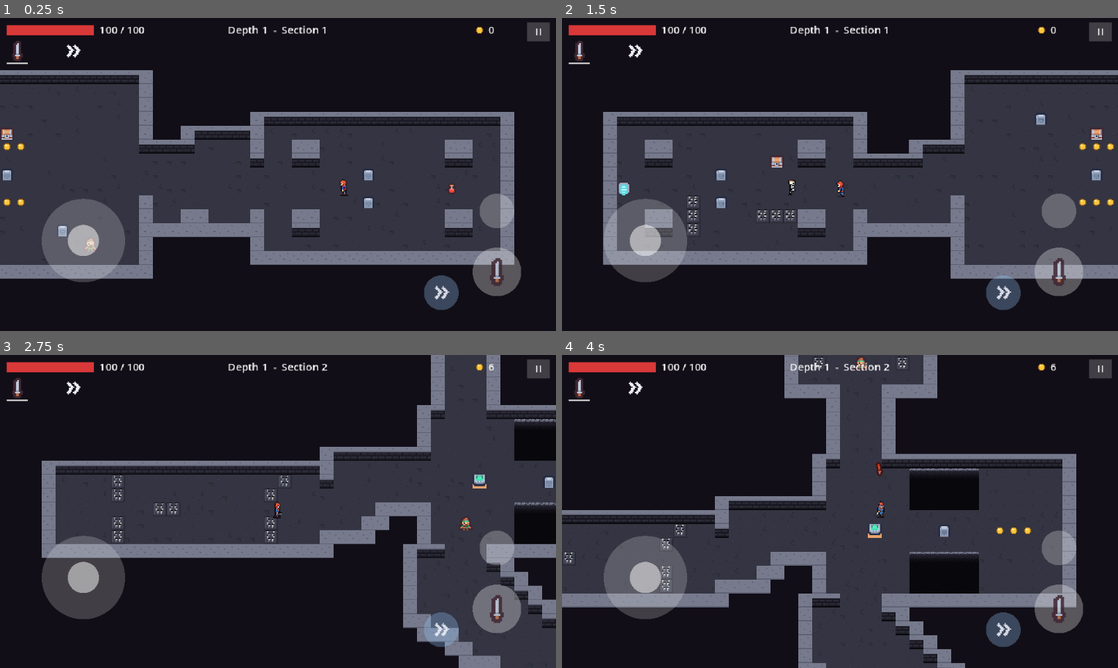
Above: before the commit, frames 1-4 (two rows, left to right).
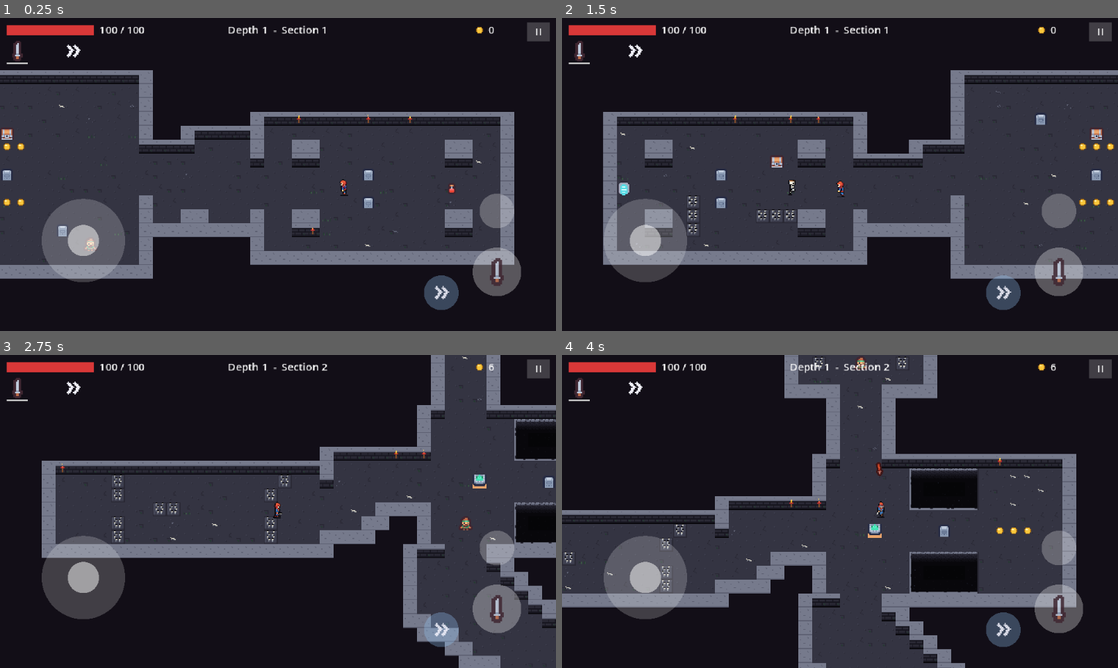
Above: after the commit, the same moments.

Repository: arturan2101/diplome_game
Game: Godot game, scene res://tools/simulate.tscn
Two runs of this game, one before a commit and one after it. Both use one fixed random seed, a clock stepped at 60 frames per second and the inputs below. This scene is started directly instead of the project's main scene.
Inputs (mouse positions are in pixels of both pictures, inside the frame that each line leads up to):
- Up to frame 1 (0.25 s): no input
- Up to frame 2 (1.5 s): tap Enter (ui_accept) at 0.5, 0.77 s; move the mouse to (812, 237) at 0.52 s; hold W (move_up) 0.53-1.25 s; hold J (attack) 0.53-1.25 s; click (812, 237) at 0.67 s; drag from (1006, 221) to (639, 161) at 1.27 s
- Up to frame 3 (2.75 s): tap Enter (ui_accept) at 2 s; move the mouse to (111, 464) at 2.02 s; hold A (move_left) from 2.03 s (still down); tap U (spell_1) at 2.1 s
- Up to frame 4 (4 s): release A (move_left) at 2.75 s; drag from (867, 511) to (1029, 524) at 2.77 s; move the mouse to (756, 433) at 3.52 s; hold S (move_down) from 3.53 s (still down); tap K (swap_weapon) at 3.6 s; tap Enter (ui_accept) at 3.77 s

The runs differ from the first frame. In frame 1, less than 0.1% of the frame differs, in the area x 0-87%, y 27-74%; in frame 2, less than 0.1%; in frame 3, 0.2%; in frame 4, 0.4%, in the area x 0-87%, y 7-77%.

Commit message:
Art: white hit flash, bone burst, floor decor and wall torches (no collision, no light)
Co-Authored-By: Claude Opus 5.5 <noreply@anthropic.com>
Claude-Session: https://claude.ai/code/session_01STxjqmjzwf24pFVdgpKBgK

Diff:
--- a/actors/actor_sprite_animator.gd
+++ b/actors/actor_sprite_animator.gd
@@ -15,6 +15,9 @@
 ## Seconds a corpse stays on the ground after its death animation, then fades.
 @export var corpse_time: float = 4.0
 @export var corpse_fade_time: float = 1.0
+## Burst of bits when an enemy dies (bone chips for the skeleton).
+@export var death_particle_color: Color = Color("#d8d4c4")
+@export var death_particles: int = 10
 
 var _direction: String = "down"
 var _body: CharacterBody2D
@@ -128,6 +131,22 @@
 	corpse.z_index = -1
 	corpse.position = _body.position
 	holder.add_child.call_deferred(corpse)
+	var bits: CPUParticles2D = CPUParticles2D.new()
+	bits.position = _body.position + offset
+	bits.one_shot = true
+	bits.explosiveness = 1.0
+	bits.amount = death_particles
+	bits.lifetime = 0.6
+	bits.spread = 180.0
+	bits.initial_velocity_min = 30.0
+	bits.initial_velocity_max = 70.0
+	bits.gravity = Vector2(0, 160)
+	bits.damping_min = 40.0
+	bits.damping_max = 60.0
+	bits.color = death_particle_color
+	bits.emitting = true
+	holder.add_child.call_deferred(bits)
+	bits.finished.connect(bits.queue_free)
 	corpse.ready.connect(func() -> void:
 		corpse.play(&"death")
 		var fade: Tween = corpse.create_tween()
--- a/actors/enemies/enemy.gd
+++ b/actors/enemies/enemy.gd
@@ -27,7 +27,8 @@
 @export_flags_2d_physics var sight_mask: int = 1
 ## Tint during the windup, so the player sees the attack coming.
 @export var windup_color: Color = Color(1.0, 0.45, 0.2)
-@export var hit_color: Color = Color(1.0, 0.3, 0.3)
+## A hit flashes the enemy white (values above 1 brighten the sprite).
+@export var hit_color: Color = Color(3.0, 3.0, 3.0)
 ## Seconds for the hit tint to fade.
 @export var hit_flash_duration: float = 0.12
 ## Below this speed (pixels per second) a knocked-back enemy recovers from the stagger.
--- /dev/null
+++ b/level/level_decor.gd
@@ -0,0 +1,106 @@
+class_name LevelDecor
+extends Node2D
+## Visual only, no collision: small things on the floor (bones, rubble, grass in the
+## cracks) and torches on the brick fronts of walls, with an animated flame and no
+## light. Placed from the cell coordinates, so the same grid always looks the same.
+## Sits under a Level and rebuilds itself when the Level gets a new grid.
+
+## Share of plain floor cells with a decor piece, and of brick wall fronts with a torch.
+@export_range(0.0, 1.0) var floor_decor_chance: float = 0.06
+@export_range(0.0, 1.0) var torch_chance: float = 0.08
+## Flame frames per second.
+@export var flame_fps: float = 8.0
+
+const BONE: Color = Color("#d8d4c4")
+const BONE_SHADOW: Color = Color("#9aa2ad")
+const RUBBLE: Color = Color("#5d6072")
+const RUBBLE_SHADOW: Color = Color("#2a2935")
+const GRASS: Color = Color("#3b5a45")
+const GRASS_DARK: Color = Color("#263a32")
+const WOOD: Color = Color("#7a4a2c")
+const FLAME: Array[Color] = [Color("#a82a30"), Color("#e85a3a"), Color("#e09a20"), Color("#ffd860")]
+## Pixel pictures: (dx, dy, color index) with 0 light, 1 dark.
+const PIECES: Array = [
+	[[5, 9, 0], [6, 9, 0], [7, 9, 0], [8, 9, 0], [4, 8, 0], [9, 10, 0], [5, 10, 1], [8, 10, 1]],
+	[[6, 7, 0], [7, 7, 0], [6, 8, 0], [7, 8, 1], [10, 11, 0], [11, 11, 1], [3, 12, 0]],
+	[[7, 10, 0], [6, 9, 0], [9, 9, 0], [8, 8, 0], [7, 11, 1], [9, 11, 1]],
+]
+
+var _level: Level = null
+var _grid: LevelGrid = null
+## {cell: piece index} with the kind in the high bits: 0 bones, 1 rubble, 2 grass.
+var _floor: Dictionary = {}
+var _torches: Array[Vector2i] = []
+var _time: float = 0.0
+
+
+func _ready() -> void:
+	_level = get_parent() as Level
+	_place_above_tiles.call_deferred()
+
+
+## Drawn right above the floor tiles: after the Level's Props layer, before the
+## section contents (pickups, enemies) that the Level adds later.
+func _place_above_tiles() -> void:
+	var props: Node = _level.get_node_or_null("Props") if _level != null else null
+	if props != null:
+		_level.move_child(self, props.get_index() + 1)
+
+
+func _process(delta: float) -> void:
+	if _level == null:
+		return
+	if _level.grid != _grid:
+		_grid = _level.grid
+		_rebuild()
+	_time += delta
+	if not _torches.is_empty():
+		queue_redraw()
+
+
+func _rebuild() -> void:
+	_floor.clear()
+	_torches.clear()
+	if _grid != null:
+		for y in _grid.height:
+			for x in _grid.width:
+				var cell: Vector2i = Vector2i(x, y)
+				var roll: float = float(absi(hash([cell, "decor"])) % 1000) / 1000.0
+				var kind: int = absi(hash([cell, "kind"]))
+				if _grid.get_cell(cell) == LevelGrid.Cell.FLOOR and roll < floor_decor_chance:
+					_floor[cell] = kind
+				elif _grid.get_cell(cell) == LevelGrid.Cell.WALL and _grid.is_floor(cell + Vector2i.DOWN) \
+						and roll < torch_chance:
+					_torches.append(cell)
+	queue_redraw()
+
+
+func _draw() -> void:
+	if _level == null or _grid == null:
+		return
+	var size: float = float(_level.theme.tile_size)
+	for cell: Vector2i in _floor:
+		var kind: int = int(_floor[cell])
+		var origin: Vector2 = Vector2(cell) * size
+		match kind % 3:
+			0:
+				_draw_piece(origin, PIECES[kind % PIECES.size()], BONE, BONE_SHADOW)
+			1:
+				_draw_piece(origin, PIECES[(kind / 3) % PIECES.size()], RUBBLE, RUBBLE_SHADOW)
+			_:
+				for i in 4:
+					var x: float = 3.0 + float((kind / 7 + i * 3) % 10)
+					draw_rect(Rect2(origin + Vector2(x, 12.0 - float(i % 2)), Vector2(1, 2 + i % 2)), GRASS if i % 2 == 0 else GRASS_DARK)
+	var frame: int = int(_time * flame_fps)
+	for cell: Vector2i in _torches:
+		var origin: Vector2 = Vector2(cell) * size + Vector2(7, 7)
+		draw_rect(Rect2(origin + Vector2(0, 2), Vector2(2, 4)), WOOD)
+		var flicker: int = (frame + absi(hash(cell))) % 4
+		draw_rect(Rect2(origin + Vector2(-1, 0), Vector2(4, 2)), FLAME[0])
+		draw_rect(Rect2(origin + Vector2(0, -1 - flicker % 2), Vector2(2, 2 + flicker % 2)), FLAME[1 + flicker % 2])
+		draw_rect(Rect2(origin + Vector2(flicker % 2, -2 - flicker % 3), Vector2(1, 2)), FLAME[3])
+
+
+func _draw_piece(origin: Vector2, pixels: Array, light: Color, dark: Color) -> void:
+	for p: Array in pixels:
+		draw_rect(Rect2(origin + Vector2(p[0], p[1]), Vector2.ONE), light if p[2] == 0 else dark)
--- a/level/pit_decor.gd
+++ b/level/pit_decor.gd
@@ -26,8 +26,15 @@
 
 func _ready() -> void:
 	_level = get_parent() as Level
-	# Above the ground tiles, below the actors.
-	z_index = 0
+	_place_above_tiles.call_deferred()
+
+
+## Drawn right above the floor tiles: after the Level's Props layer, before the
+## section contents (pickups, enemies) that the Level adds later.
+func _place_above_tiles() -> void:
+	var props: Node = _level.get_node_or_null("Props") if _level != null else null
+	if props != null:
+		_level.move_child(self, props.get_index() + 1)
 
 
 func _process(_delta: float) -> void:
--- a/main/main.tscn
+++ b/main/main.tscn
@@ -7,6 +7,7 @@
 [ext_resource type="PackedScene" path="res://ui/death_screen.tscn" id="5"]
 [ext_resource type="PackedScene" path="res://ui/pause_menu.tscn" id="6"]
 [ext_resource type="Script" path="res://level/pit_decor.gd" id="pit_decor"]
+[ext_resource type="Script" path="res://level/level_decor.gd" id="level_decor"]
 
 [node name="Main" type="Node2D" node_paths=PackedStringArray("level", "player", "hud", "death_screen", "pause_menu")]
 script = ExtResource("1")
@@ -22,6 +23,9 @@
 [node name="PitDecor" type="Node2D" parent="Level"]
 script = ExtResource("pit_decor")
 
+[node name="LevelDecor" type="Node2D" parent="Level"]
+script = ExtResource("level_decor")
+
 [node name="Player" parent="." instance=ExtResource("3")]
 
 [node name="HUD" parent="." instance=ExtResource("4")]
Not shown, added: level/level_decor.gd.uid
